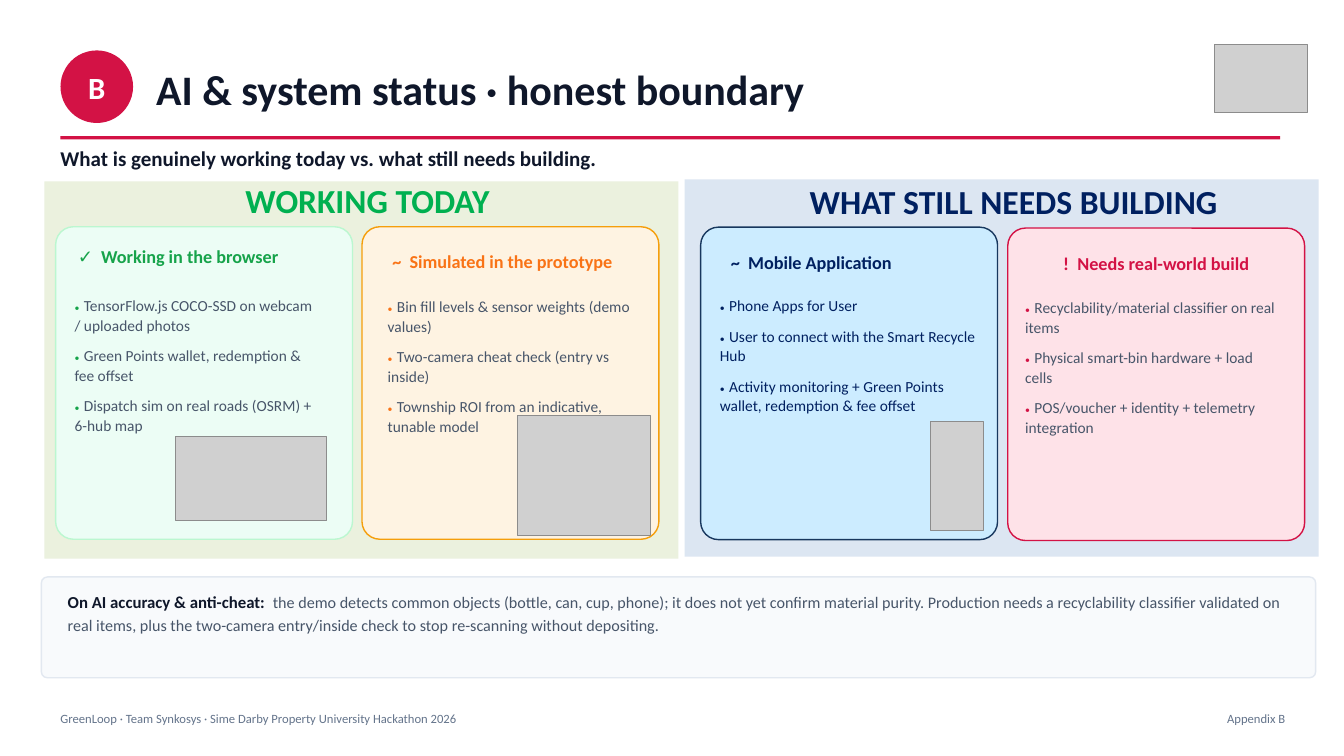
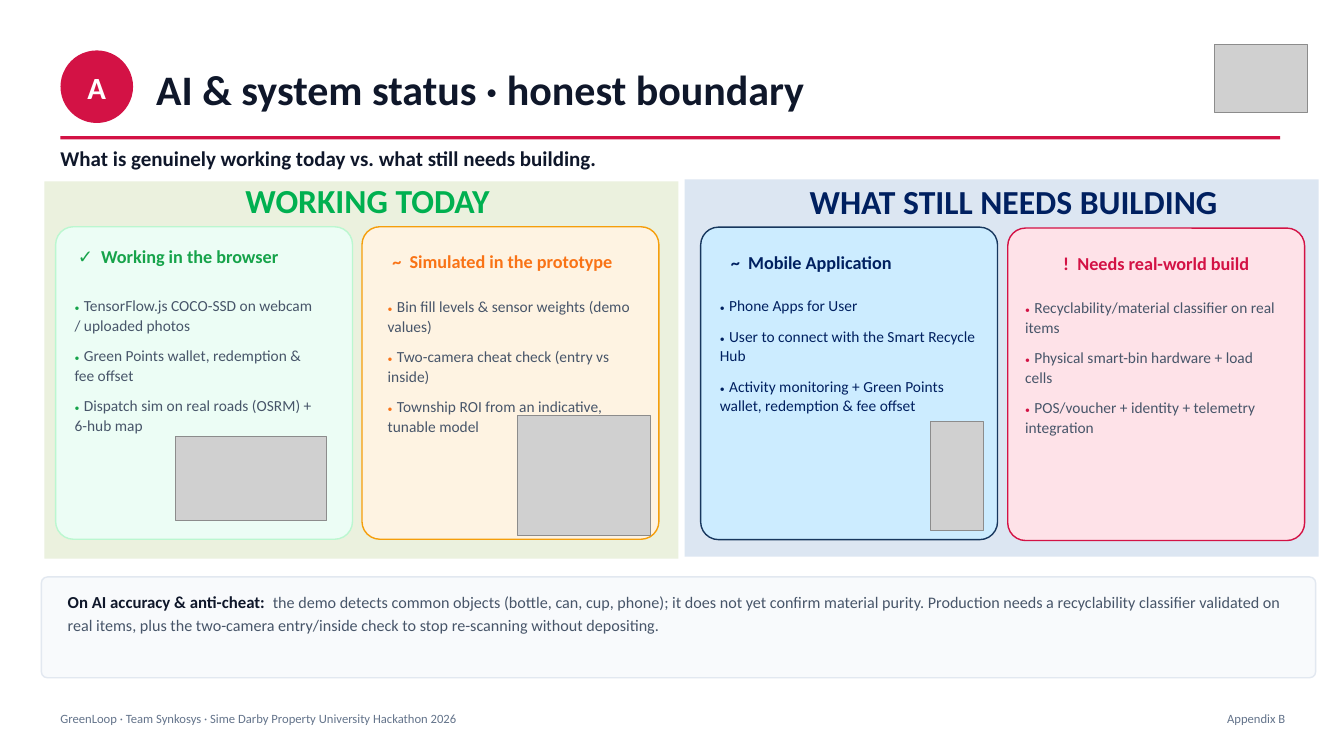
Before and after one commit to NajibAzir/greenloop, a slide deck: slide 2 of GreenLoop_Appendix.pptx (slide 3 before the commit). Drawn at 1344x756 pixels with LibreOffice and Linux fonts; fonts in the diff are those of the drawing; grey boxes stand for pictures. Boxes give left, top, right and bottom in pixels: in the first picture for what was removed or moved away, otherwise in the second. Text is boxed around its words. In the diff, an @@ line names an element or a change of style, - is before the commit and + after.

```diff
--- a/GreenLoop_Appendix.pptx
+++ b/GreenLoop_Appendix.pptx
@@ text in ellipse at (87,79,106,99): text changed @@
-B
+A
```
Also in this commit, not shown: 3 other slides changed, 8 slides added.
